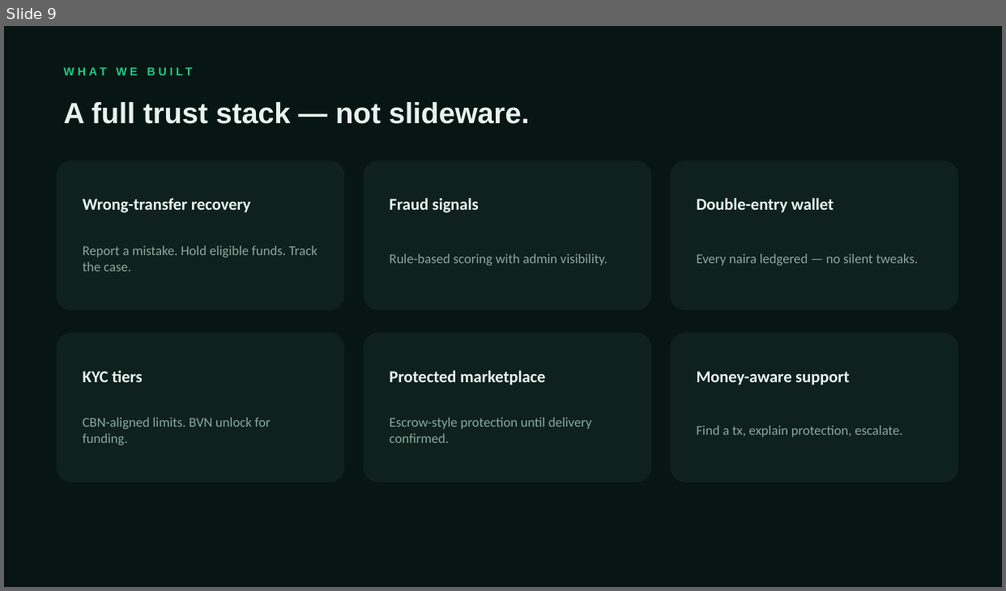
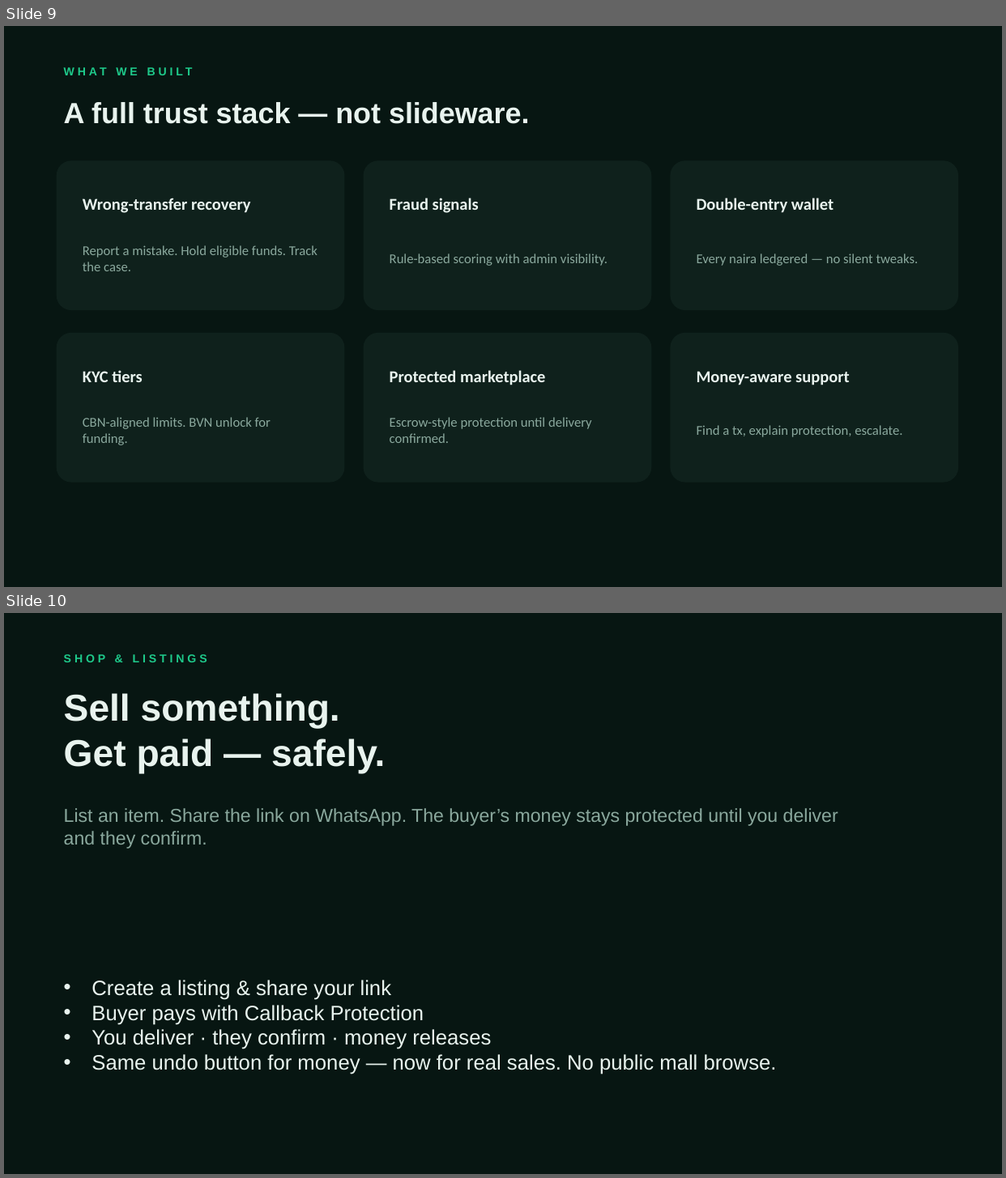
Before and after one commit to cloudflow247/reton, a slide deck: presentations/Reton-ALATPay-Buildathon-Pitch.pptx. Shown one above the other, each under a label of ours: slide 9 before the commit, slides 9 and 10 after it. The pictures are 1006x591 and 1006x1178 pixels, drawn with LibreOffice and Linux fonts; fonts in the diff are those of the drawing. Boxes give left, top, right and bottom in pixels: in the first picture for what was removed or moved away, otherwise in the second. Text is boxed around its words. In the diff, an @@ line names an element or a change of style, - is before the commit and + after.

Commit message:
Surface protected shop listings on public pages and pitch deck.
Add a human Sell with protection teaser so Callback Protection has a concrete commerce story for the buildathon.

```diff
--- a/presentations/Reton-ALATPay-Buildathon-Pitch.pptx
+++ b/presentations/Reton-ALATPay-Buildathon-Pitch.pptx
@@ slide 10 added at box(4, 613, 1002, 1174), background #071612 @@
@@ text added at box(64, 654, 207, 662), 11 pt, text #1EC98A, bold @@
+SHOP & LISTINGS
@@ text added at box(64, 693, 385, 774), 36 pt, text #E8F3EE, bold @@
+Sell something.
+Get paid — safely.
@@ text added at box(64, 808, 838, 849), 18 pt, text #8AA89D @@
+List an item. Share the link on WhatsApp. The buyer’s money stays protected until you deliver and they confirm.
@@ text added at box(91, 980, 777, 1075), 20 pt, text #E8F3EE @@
+• Create a listing & share your link
+• Buyer pays with Callback Protection
+• You deliver · they confirm · money releases
+• Same undo button for money — now for real sales. No public mall browse.
```
Also in this commit, not shown: 8 other files.
